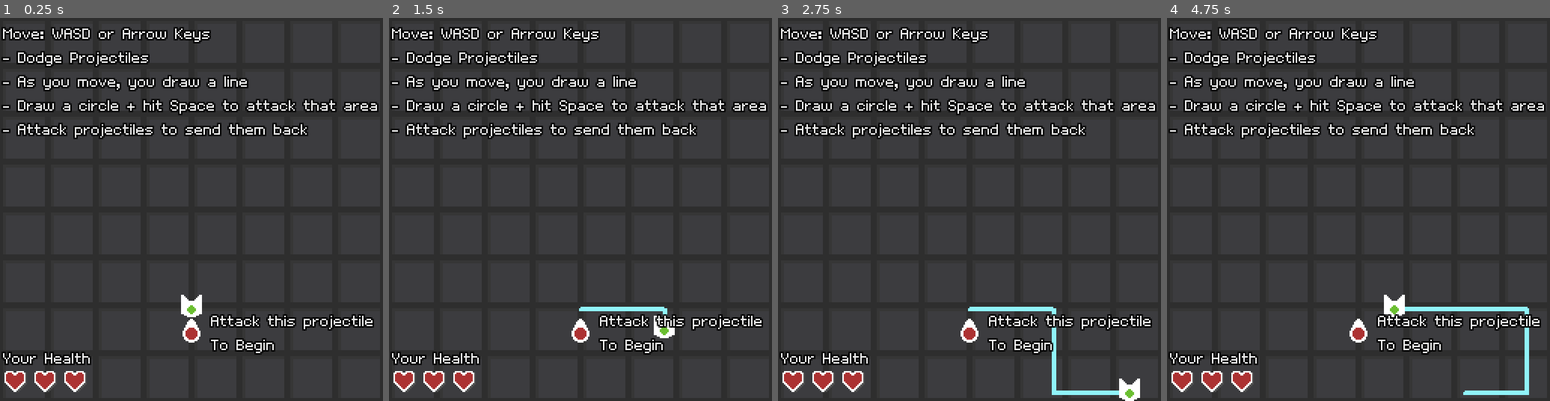
Above: before the commit, frames 1-4 (left to right).
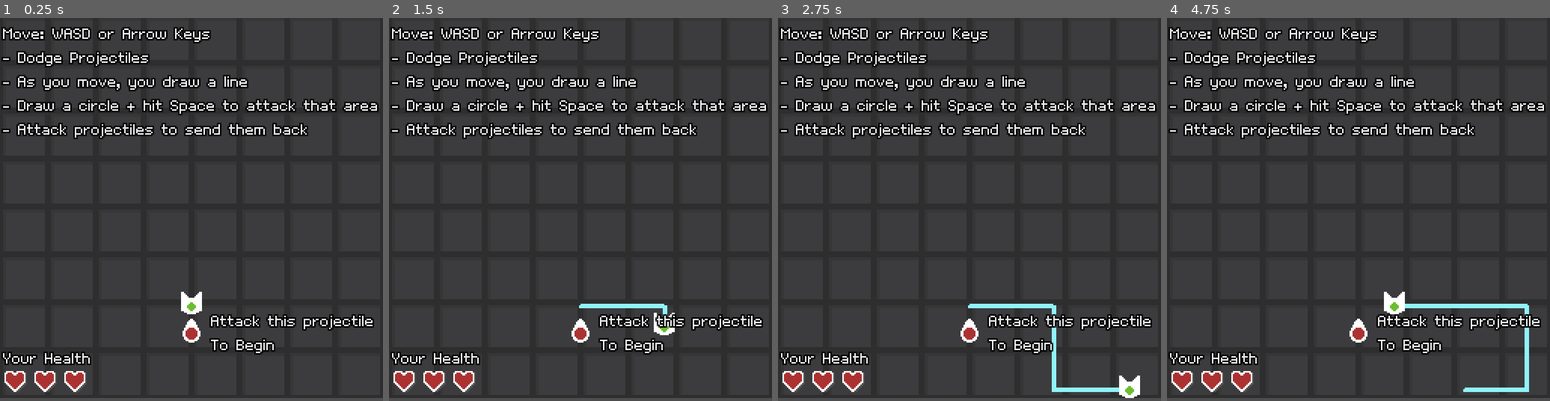
Above: after the commit, the same moments.

Repository: kennethbchen/Bullet-Wrangler-Game
Game: Godot game, scene res://Game.tscn
The game is run twice, just before and just after one commit, with the same random seed, the same clock (stepped at 60 frames per second) and the same inputs.
Inputs:
- Up to frame 1 (0.25 s): no input
- Up to frame 2 (1.5 s): tap Enter at 0.5 s; hold D (Right) 0.53-1.28 s; hold Space (Attack) 0.53-1.28 s; hold S (Down) from 1.28 s (still down); tap Space (Attack) at 1.35 s
- Up to frame 3 (2.75 s): release S (Down) at 2.03 s; hold D (Right) from 2.03 s (still down); hold Space (Attack) from 2.03 s (still down)
- Up to frame 4 (4.75 s): release D (Right) at 2.78 s; release Space (Attack) at 2.78 s; hold W (Up) 2.78-3.53 s; tap Space (Attack) at 2.85, 4.35 s; hold Space (Attack) 3.53-4.28 s; hold A (Left) from 3.53 s (still down)

The runs differ from the first frame. In frame 1, 0.9% of the frame differs, in the area x 0-100%, y 71-100%; in frame 2, 1.2%; in frame 3, 1.5%; in frame 4, 1.7%.

Commit message:
Implemented player invulnerability flashing

Diff:
--- a/Game.tscn
+++ b/Game.tscn
@@ -71,6 +71,9 @@
 script = ExtResource("1_hhm8g")
 game_over_ui = NodePath("GameOverUI")
 
+[node name="Camera2D" type="Camera2D" parent="."]
+position = Vector2(128, 130)
+
 [node name="MusicPlayer" type="AudioStreamPlayer" parent="."]
 stream = ExtResource("2_7cta3")
 bus = &"Music"
@@ -288,6 +291,7 @@
 position = Vector2(128, 192)
 collision_layer = 0
 collision_mask = 4
+motion_mode = 1
 script = ExtResource("1_wwex1")
 
 [node name="Bounds" type="CollisionShape2D" parent="Player"]
--- a/Scripts/Player.gd
+++ b/Scripts/Player.gd
@@ -4,12 +4,15 @@
 
 @export var speed: float = 75
 @export var invulnerability_duration: float = 1
+@export var invulnerability_flashes: int = 4
 
 @onready var health_system: HealthSystem = $HealthSystem
 @onready var attack_system = $AttackSystem
 
 @onready var sfx_controller = $SoundEffectController
 @onready var hurtbox = $Hurtbox
+
+@onready var sprite: Sprite2D = $Sprite
 
 var input_dir: Vector2
 
@@ -52,6 +55,13 @@
 	invulnerable = true
 	get_tree().create_timer(invulnerability_duration).timeout.connect(_on_invulnerability_timeout)
 
+
+	var tween = get_tree().create_tween()
+
+	tween.tween_property(sprite, "modulate", Color(1,1,1,0), invulnerability_duration / (invulnerability_flashes * 2))
+	tween.tween_property(sprite, "modulate", Color(1,1,1,1), invulnerability_duration / (invulnerability_flashes * 2))
+	tween.set_loops(invulnerability_flashes)
+
 func _on_invulnerability_timeout():
 	if alive:
 		invulnerable = false
